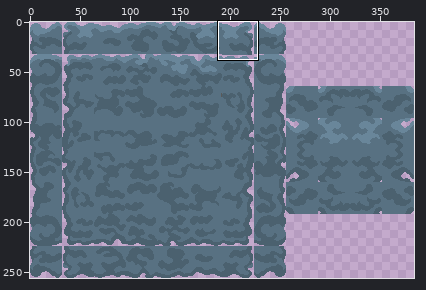
Two versions of one sprite sheet, Assets/Sprites/Tilesets/Blue_Clouds_Tileset.png. The picture above shows the old version from afar; the outline marks the close-up.
Close-up. Before the commit:
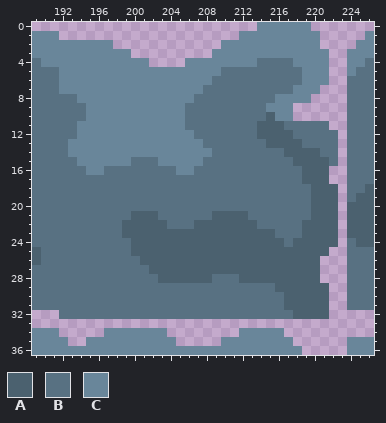
The file is 384x256 pixels. Colours within 5 levels of each other are drawn and written as one. Shown: x 189..226, y 0..36. The commit also changed other parts of the picture, which this record leaves out.
Palette (. is transparent): A #4b616f  B #587182  C #69869a
Pixels before, first column x 189:
 0 .........................CCCCCC.......
 1 CCC....................CCCCCCCCC.....C
 2 CCCCCCCCC............CCCCCCCCCCC....CC
 3 CCCCCCCCCCC.........CCCCCCCCCCCCC..CCC
 4 BCCCCCCCCCCCC....CCCCCCCCBBBBCCCC..CCB
 5 BBBCCCCCCCCCCCCCCCCCCBBBBBBBBBCCC..CBB
 6 BBBCCCCCCCCCCCCCCCCCBBBBBBBBBBCCC..BBB
 7 BBBCCCCCCCCCCCCCCCCBBBBBBBBBBCCC...BBB
 8 BBBBBCCCCCCCCCCCCCBBBBBBBBBCCCC....BBB
 9 BBBBBBCCCCCCCCCCCBBBBBBBBBCCC......BBB
10 BBBBBBCCCCCCCCCCCBBBBBBBBBACC......BBB
11 BBBBBCCCCCCCCCCCCBBBBBBBBAAABBBBB..BBB
12 BBBBBCCCCCCCCCCCCCBBBBBBBAAAABBBBB.BBB
13 BBBBCCCCCCCCCCCCCCCBBBBBBBAAAABBBB.BBB
14 BBBBCCCCCCCCCCCCCCCCBBBBBBBBAAAABB.BBB
15 BBBBBCCCCCCBBBCCCCCBBBBBBBBBBAAAAB.BBB
16 BBBBBBCCBBBBBBBBCCBBBBBBBBBBBBAAA..BBB
17 BBBBBBBBBBBBBBBBBBBBBBBBBBBBBBAAA..BBB
18 BBBBBBBBBBBBBBBBBBBBBBBBBBBBBBBAAA.BBA
19 BBBBBBBBBBBBBBBBBBBBBBBBBBBBBBBAAA.BAA
20 BBBBBBBBBBBBBBBBBBBBBBBBBBBBBBBAAA.AAA
21 BBBBBBBBBBBAAABBBBBBAAAABBBBBBBAAA.AAA
22 BBBBBBBBBBAAAAABBBAAAAAAABBBBBAAAA.AAA
23 BBBBBBBBBBAAAAAAAAAAAAAAAAABBBAAAA.AAA
24 BBBBBBBBBBBAAAAAAAAAAAAAAAAABAAAAA.BAA
25 ABBBBBBBBBBAAAAAAAAAAAAAAAAAAAAAA..BBB
26 ABBBBBBBBBBBAAAAAAAAAAAAAAAAAAAA...BBB
27 BBBBBBBBBBBBBAAAAAAAAAAAAAAAAAAA...BBB
28 BBBBBBBBBBBBBBAAAAAABBBAAAAAAAAA...BBB
29 BBBBBBBBBBBBBBBBBBBBBBBBBBBAAAAAA..BBB
30 BBBBBBBBBBBBBBBBBBBBBBBBBBBBAAAAA..BBB
31 BBBBBBBBBBBBBBBBBBBBBBBBBBBBAAAAA..BBB
32 ...BBBBBBBBBBBBBBBBBBBBBBBBBBAAAA.....
33 ......................................
34 CCC.....CCCCCCC........CCCCC..........
35 CCCC..CCCCCCCCCC.....CCCCCCCC......CCC
36 CCCCCCCCCCCCCCCCCCCCCCCCCCCCCC.....CCC
Now the later version:
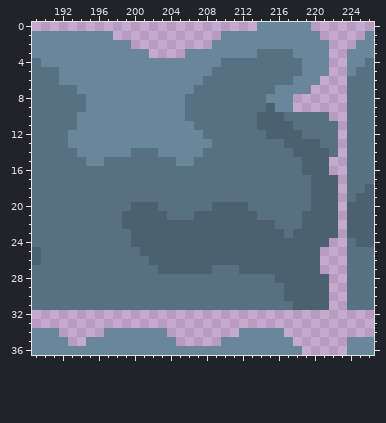
Changes in this commit:
{"y":1,"x":192,"old":"......","new":"CCCCCC"}
{"y":1,"x":210,"old":"..","new":"CC"}
{"y":2,"x":198,"old":"..","new":"CC"}
{"y":2,"x":209,"old":".","new":"C"}
{"y":2,"x":221,"old":".","new":"C"}
{"y":3,"x":200,"old":"..","new":"CC"}
{"y":3,"x":206,"old":"...","new":"CCC"}
{"y":3,"x":214,"old":"CCCC","new":"BBBB"}
{"y":4,"x":202,"old":"....","new":"CCCC"}
{"y":4,"x":210,"old":"CCCC","new":"BBBB"}
{"y":4,"x":218,"old":"C","new":"B"}
{"y":5,"x":209,"old":"C","new":"B"}
{"y":6,"x":208,"old":"C","new":"B"}
{"y":6,"x":218,"old":"B","new":"C"}
{"y":6,"x":221,"old":"C","new":"."}
{"y":7,"x":192,"old":"CC","new":"BB"}
{"y":7,"x":207,"old":"C","new":"B"}
{"y":7,"x":216,"old":"BB","new":"CC"}
{"y":7,"x":220,"old":"C","new":"."}
{"y":8,"x":194,"old":"C","new":"B"}
{"y":8,"x":206,"old":"C","new":"B"}
{"y":8,"x":215,"old":"B","new":"C"}
{"y":8,"x":218,"old":"CC","new":".."}
{"y":9,"x":215,"old":"C","new":"A"}
{"y":10,"x":194,"old":"B","new":"C"}
{"y":10,"x":214,"old":"B","new":"A"}
{"y":10,"x":216,"old":"CC....","new":"ABBBBB"}
{"y":11,"x":206,"old":"B","new":"C"}
{"y":11,"x":217,"old":"B","new":"A"}
{"y":11,"x":222,"old":".","new":"B"}
{"y":12,"x":193,"old":"B","new":"C"}
{"y":12,"x":207,"old":"B","new":"C"}
{"y":12,"x":214,"old":"A","new":"B"}
{"y":12,"x":218,"old":"B","new":"A"}
{"y":13,"x":208,"old":"B","new":"C"}
{"y":13,"x":215,"old":"AA","new":"BB"}
{"y":13,"x":219,"old":"BB","new":"AA"}
{"y":14,"x":193,"old":"C","new":"B"}
{"y":14,"x":200,"old":"CCC","new":"BBB"}
{"y":14,"x":208,"old":"C","new":"B"}
{"y":14,"x":217,"old":"A","new":"B"}
{"y":14,"x":221,"old":"B","new":"A"}
{"y":15,"x":194,"old":"C","new":"B"}
{"y":15,"x":197,"old":"CCC","new":"BBB"}
{"y":15,"x":203,"old":"CC","new":"BB"}
{"y":15,"x":207,"old":"C","new":"B"}
{"y":15,"x":218,"old":"A","new":"B"}
{"y":15,"x":222,"old":"B","new":"."}
{"y":16,"x":195,"old":"CC","new":"BB"}
{"y":16,"x":205,"old":"CC","new":"BB"}
{"y":17,"x":219,"old":"A","new":"B"}
{"y":17,"x":222,"old":".","new":"A"}
{"y":20,"x":200,"old":"BBB","new":"AAA"}
{"y":20,"x":209,"old":"BBBB","new":"AAAA"}
{"y":21,"x":199,"old":"B","new":"A"}
{"y":21,"x":203,"old":"B","new":"A"}
{"y":21,"x":207,"old":"BB","new":"AA"}
{"y":21,"x":213,"old":"B","new":"A"}
{"y":21,"x":219,"old":"B","new":"A"}
{"y":22,"x":204,"old":"BBB","new":"AAA"}
{"y":22,"x":214,"old":"BB","new":"AA"}
{"y":23,"x":199,"old":"A","new":"B"}
{"y":23,"x":216,"old":"B","new":"A"}
{"y":23,"x":218,"old":"B","new":"A"}
{"y":24,"x":217,"old":"B","new":"A"}
{"y":24,"x":222,"old":"A","new":"."}
{"y":25,"x":200,"old":"A","new":"B"}
{"y":25,"x":221,"old":"A","new":"."}
{"y":26,"x":201,"old":"A","new":"B"}
{"y":27,"x":202,"old":"A","new":"B"}
{"y":27,"x":209,"old":"AAA","new":"BBB"}
{"y":28,"x":203,"old":"AAAAAA","new":"BBBBBB"}
{"y":28,"x":212,"old":"AAAA","new":"BBBB"}
{"y":28,"x":221,"old":".","new":"A"}
{"y":29,"x":216,"old":"A","new":"B"}
{"y":31,"x":217,"old":"A","new":"B"}
{"y":32,"x":192,"old":"BBBBBBBBBBBBBBBBBBBBBBBBBBAAAA","new":".............................."}
